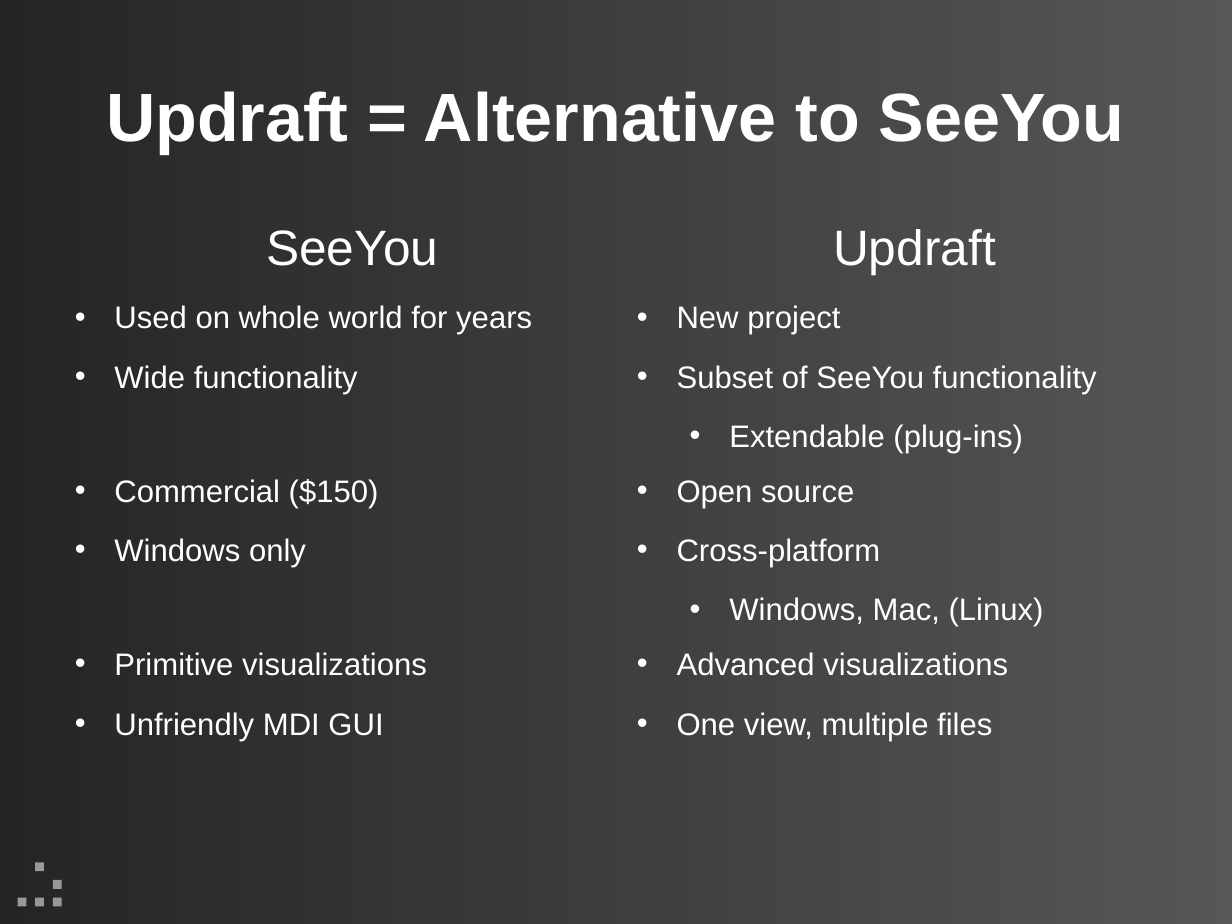
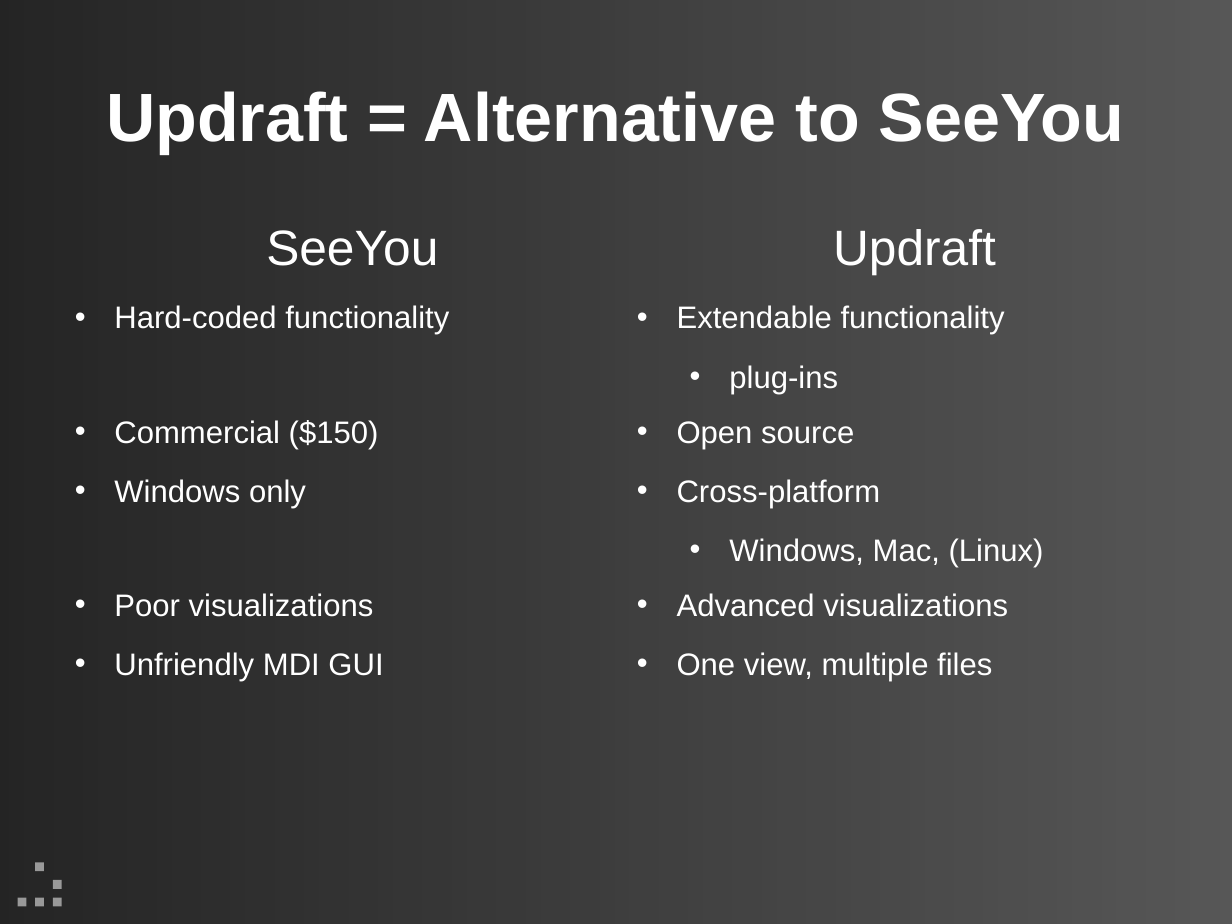
Before and after one commit to updraft/updraft, a slide deck: slide 3 of Docs/presentation.odp. Drawn at 1232x924 pixels with LibreOffice and Linux fonts; fonts in the diff are those of the drawing; background and template pictures are left out. Boxes give left, top, right and bottom in pixels: in the first picture for what was removed or moved away, otherwise in the second. Text is boxed around its words. In the diff, an @@ line names an element or a change of style, - is before the commit and + after.

Commit message:
Presentation update

```diff
--- a/Docs/presentation.odp
+++ b/Docs/presentation.odp
@@ text at (x1=114, y1=305, x2=449, y2=335): text changed @@
-• Used on whole world for years
-• Wide functionality
+• Hard-coded functionality
@@ text at (x1=677, y1=305, x2=1005, y2=394): text changed @@
-• New project
-• Subset of SeeYou functionality
-  • Extendable (plug-ins)
+• Extendable functionality
+  • plug-ins
@@ text at (x1=114, y1=593, x2=374, y2=617): text changed @@
-• Primitive visualizations
+• Poor visualizations
```
Also in this commit, not shown: 3 other slides changed, 4 slides removed.
